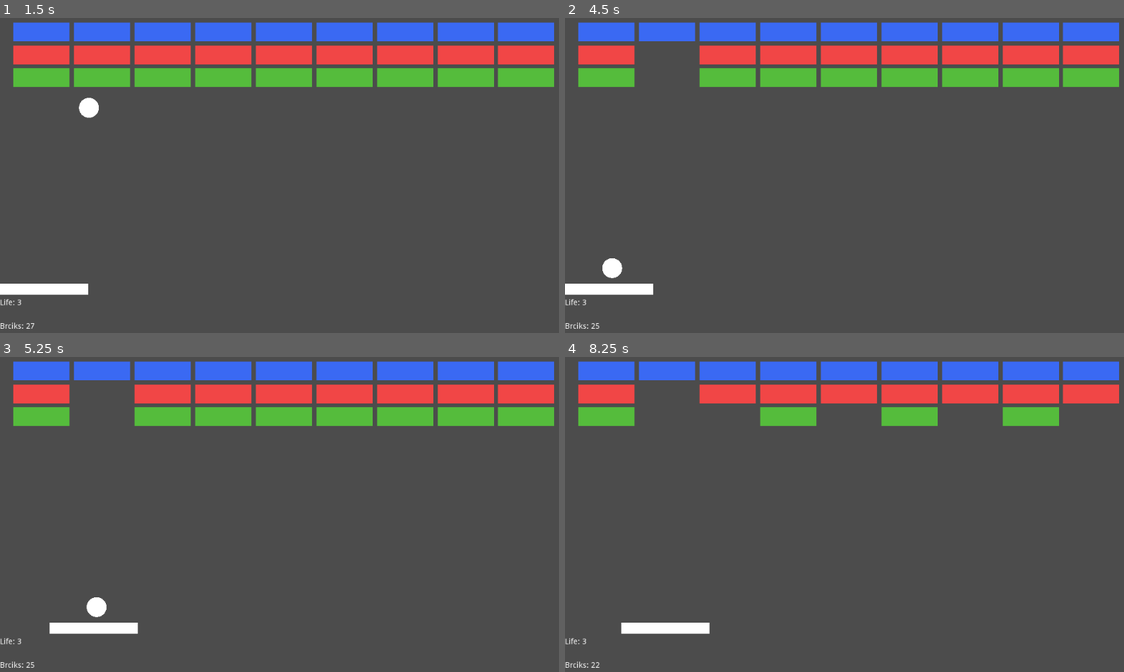
Above: before the commit, frames 1-4 (two rows, left to right).
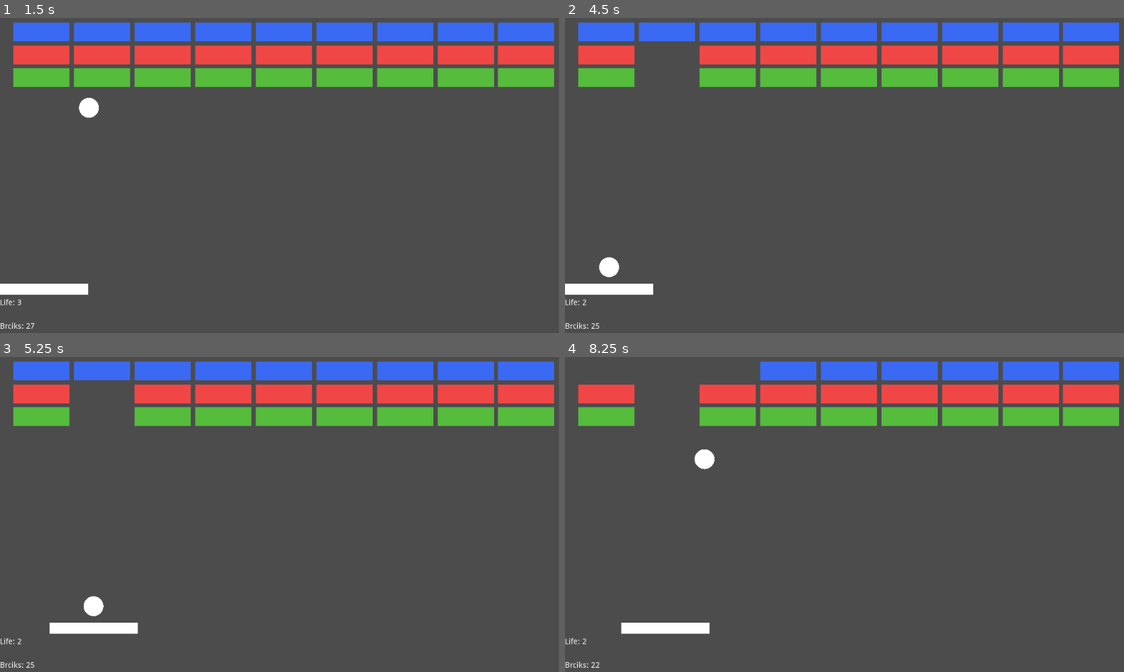
Above: after the commit, the same moments.

Repository: QuirrelForU/Arcaventure
Game: Godot game, scene res://scenes/TestScene.tscn
The game is run twice, just before and just after one commit, with the same random seed, the same clock (stepped at 60 frames per second) and the same inputs.
Inputs (mouse positions are in pixels of both pictures, inside the frame that each line leads up to):
- Up to frame 1 (1.5 s): tap Enter at 0.5 s; move the mouse to (313, 166) at 0.52 s; move the mouse to (251, 169) at 1.27 s
- Up to frame 2 (4.5 s): move the mouse to (861, 162) at 2.02 s; move the mouse to (838, 175) at 2.77 s; move the mouse to (889, 172) at 3.52 s; tap Space at 4.25 s; move the mouse to (805, 166) at 4.27 s
- Up to frame 3 (5.25 s): tap Enter at 5 s; move the mouse to (290, 508) at 5.02 s
- Up to frame 4 (8.25 s): move the mouse to (827, 501) at 5.77 s; move the mouse to (878, 505) at 6.52 s; move the mouse to (816, 508) at 7.27 s; move the mouse to (861, 501) at 8.02 s

Frame 1 is identical in both runs. In frame 2, less than 0.1% of the frame differs, in the area x 3-11%, y 75-92%; in frame 3, less than 0.1%; in frame 4, 4.5%, in the area x 2-100%, y 1-92%.

Commit message:
hud life and bricks counters

Diff:
--- a/game/scripts/Ball.gd
+++ b/game/scripts/Ball.gd
@@ -13,11 +13,13 @@
 onready var platform_position_r = $"../Platform/Platform positions".get_child(1)
 onready var platform_position_m = $"../Platform/Platform positions".get_child(2)
 onready var respawn_timer = $RespawnTimer
-
+onready var global_vars = get_node("/root/Global")
 
 
 signal ball_respawned
-signal ball_colided
+signal update_life
+signal update_bricks
+
 # Called when the node enters the scene tree for the first time.
 func _ready():
 	pass
@@ -33,10 +35,12 @@
 		elif collision.get_collider().get_collision_layer() == 4: # Fun fact that collision layer returns not an actual number but his 2^number-1
 			velocity = velocity.bounce(collision.normal)
 			collision.get_collider().die()
+
+			emit_signal("update_bricks")
 		else:
 			velocity = velocity.bounce(collision.normal)
 
-		emit_signal("ball_colided")
+		#emit_signal("update_labels")
 
 
 func bounce_of_platform():
@@ -54,9 +58,14 @@
 
 func die():
 	visible = false
+	$CollisionShape2D.set_deferred("disabled",true)
 	respawn_timer.start()
+	global_vars.life_count-=1
+	emit_signal("update_life")
+
 
 
 func _on_RespawnTimer_timeout():
 	visible = true
+	$CollisionShape2D.set_deferred("disabled",false)
 	emit_signal("ball_respawned")
--- a/game/scripts/HUD.gd
+++ b/game/scripts/HUD.gd
@@ -1,5 +1,8 @@
 extends CanvasLayer
 
+
+
+var bricks_amount = null
 
 onready var lifelabel = $Control/VBoxContainer/LifeLabel
 onready var brickslabel = $Control/VBoxContainer/BricksLabel
@@ -7,14 +10,16 @@
 onready var ball = $"../Ball"
 # Called when the node enters the scene tree for the first time.
 func _ready():
-	ball.connect("ball_colided",self,"update_labels")
-	var bricks_amount = $"../Bricks".get_child_count()
+	ball.connect("update_life",self,"update_life_label")
+	ball.connect("update_bricks",self,"update_bricks_label")
+	bricks_amount = $"../Bricks".get_child_count()
+	lifelabel.text = "Life: %d" % [global_vars.life_count]
 	brickslabel.text = "Brciks: %d" % [bricks_amount]
+
+
+func update_life_label():
 	lifelabel.text = "Life: %d" % [global_vars.life_count]
 
-
-
-func update_labels():
-	var bricks_amount = $"../Bricks".get_child_count()
+func update_bricks_label():
+	bricks_amount -=1
 	brickslabel.text = "Brciks: %d" % [bricks_amount]
-	lifelabel.text = "Life: %d" % [global_vars.life_count]
--- a/game/scripts/Platform.gd
+++ b/game/scripts/Platform.gd
@@ -30,7 +30,7 @@
 
 func _on_ThrowBallTimer_timeout():
 	ball_captured = false
-	ball.velocity.y -=10
+	ball.velocity.y = -10
 
 
 func respawn_ball():
